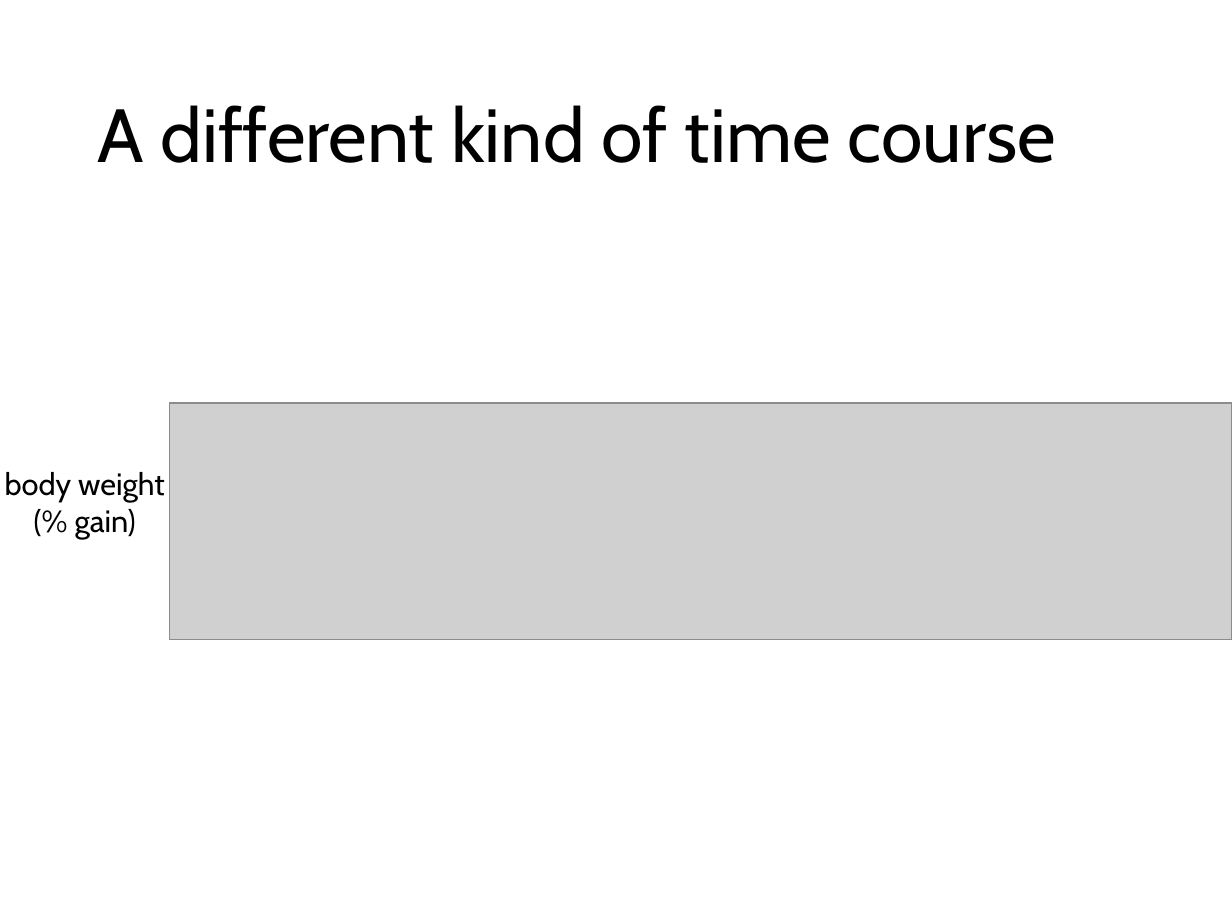
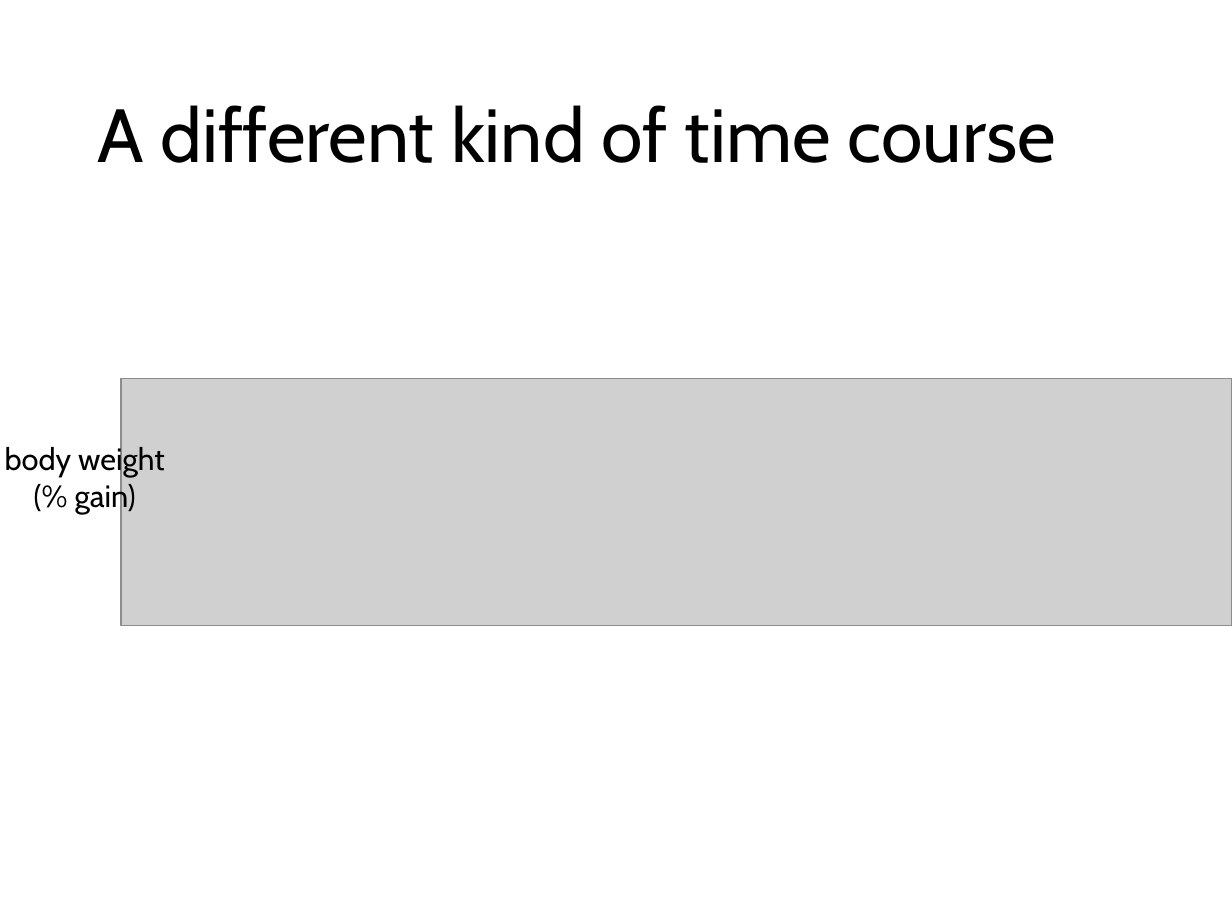
Before and after one commit to nvalexander/dissertation, a slide deck: slide 18 of defense.pptx. Drawn at 1232x924 pixels with LibreOffice and Linux fonts; fonts in the diff are those of the drawing; grey boxes stand for pictures. Boxes give left, top, right and bottom in pixels: in the first picture for what was removed or moved away, otherwise in the second. Text is boxed around its words. In the diff, an @@ line names an element or a change of style, - is before the commit and + after.

```diff
--- a/defense.pptx
+++ b/defense.pptx
@@ picture: place and size @@
-picture at [170, 403, 1232, 639]
+picture at [121, 378, 1232, 626]
@@ text "body weight": place and size @@
-text "body weight" at [5, 472, 165, 539]
+text "body weight" at [5, 443, 165, 513]
```
Also in this commit, not shown: 1 other slide changed, 2 slides added, 1 other file.
